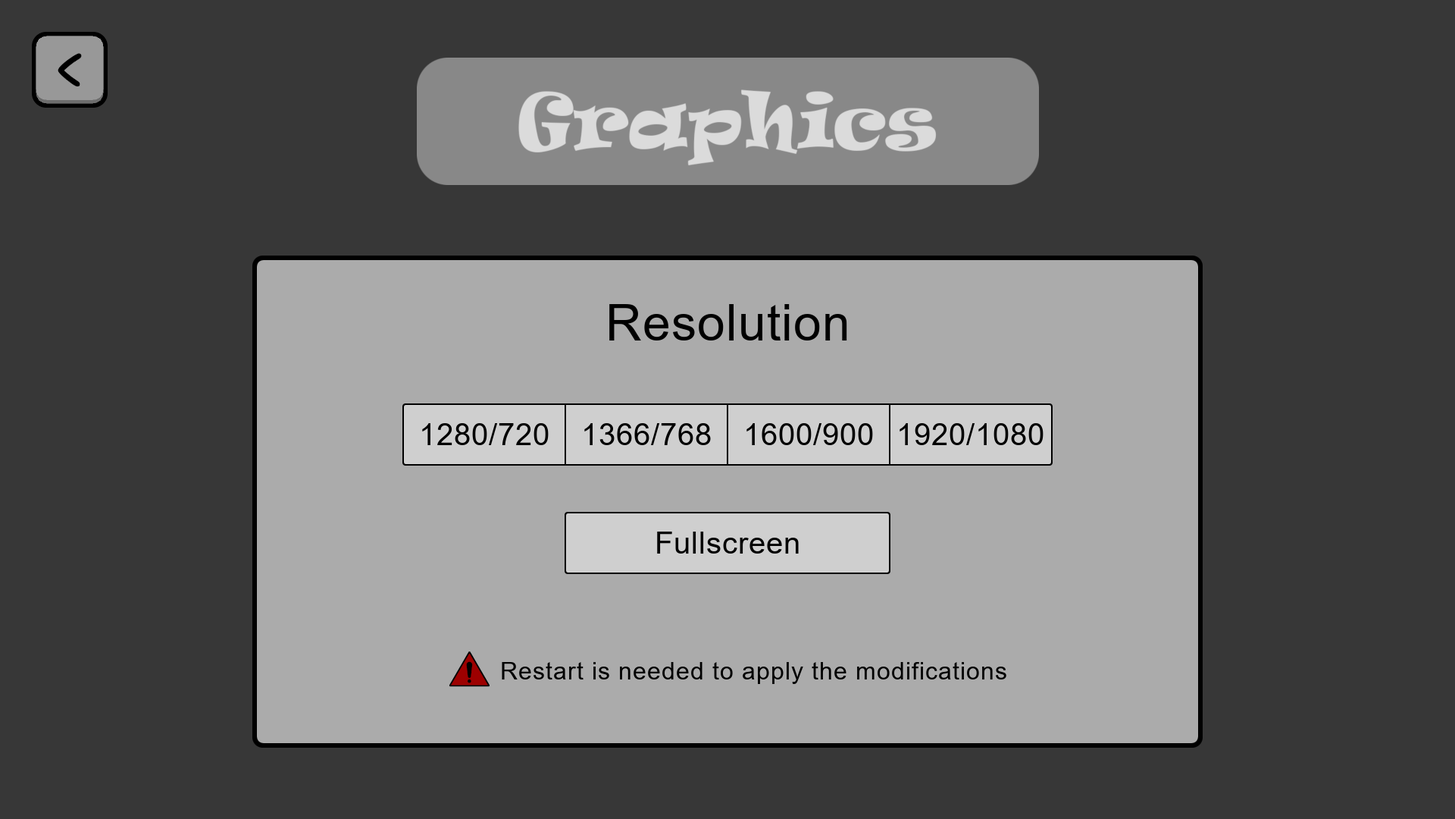
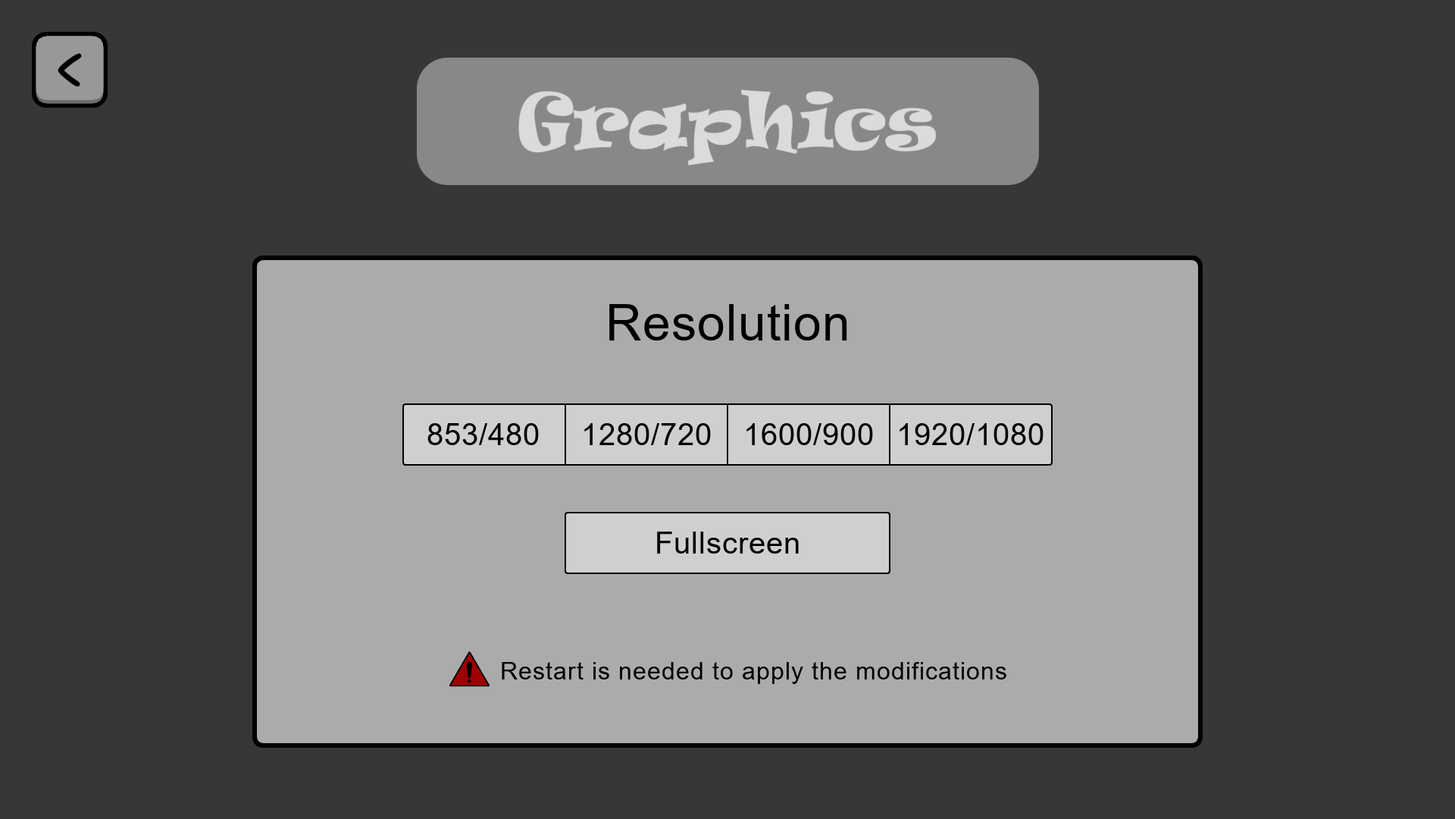
Comparing the layer stacks of the two 1455 x 819 images. Changes:
painted on "1280/720" over <box>422,422,549,445</box>
renamed "1366/768 #1" to "1280/720 #2", painted on it over <box>599,422,711,445</box>
